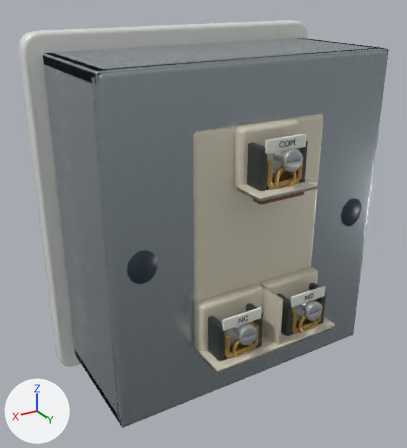
What one commit did to the glTF model lab/public/models/pushbutton_start-button.glb.
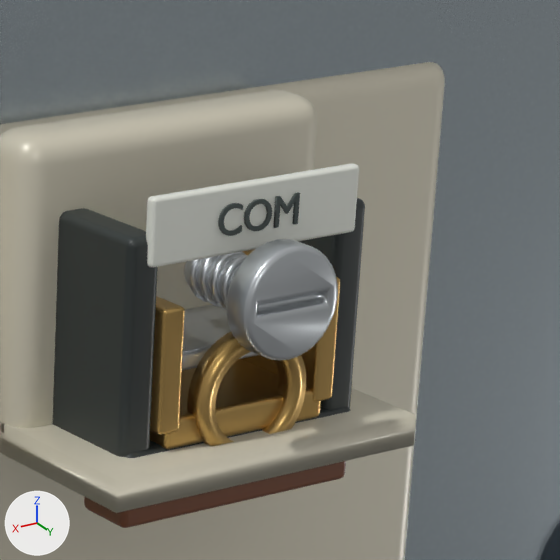
The first picture shows the older version from a 50 mm camera at (0.798, 1.323, 1.253) aimed at (0.031, 0.045, 0.614). The close-ups show the older and then the newer version on the part from 58% to 85% of the width and 23% to 47% of the height of that picture. Only the edits that show in the close-ups are written down. Every picture has the same lights, and +X, +Y and +Z are marked at lower left. Where no turn or scale is listed for an object, it has been applied to the vertices. Vertices at exactly the same position are counted once.

Objects in the first close-up: 'Moulded conductor identification', 'Moulded terminal legend pad', 'detail:terminal-clamp:COM · Detail machined brass', 'detail:terminal-clamp:COM · Detail moulded engineering polymer', 'detail:terminal-clamp:COM · Detail zinc plated fixing', 'mark:COM', 'part:body · Original 2a8198d3', 'part:terminals · Original 5a609f27' and 1 more.
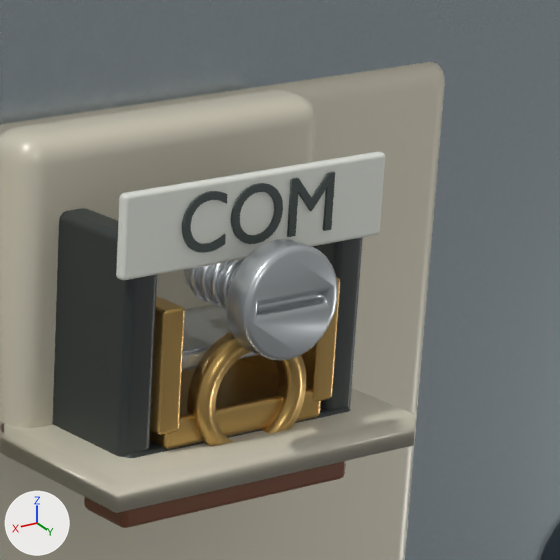
The change in detail:
me_moulded_marking is used by ob_mark_com; location (0.0, 0.3585, 0.9182).
me_moulded_marking had 2508 vertices, 5008 faces and spanned x -0.0218..0.0223, y -0.0006..0.0006, z -0.0063..0.008.
me_moulded_marking now has 2508 vertices, 5008 faces and spans x -0.0413..0.0423, y -0.0006..0.0006, z -0.0119..0.015.
me_moulded_marking part 1: 2508 of 2508 vertices moved; they spanned x -0.0218..0.0223, y -0.0006..0.0006, z -0.0063..0.008 and now span x -0.0413..0.0423, y -0.0006..0.0006, z -0.0119..0.015; mean shift (0.0058, 0.0, 0.0008).
me_cube_032 is used by ob_moulded_terminal_legend_pad; location (0.0, 0.3545, 0.9182).
me_cube_032 had 96 vertices, 188 faces and spanned x -0.0575..0.0575, y -0.003..0.003, z -0.0155..0.0155.
me_cube_032 now has 96 vertices, 188 faces and spans x -0.0725..0.0725, y -0.003..0.003, z -0.019..0.019.
me_cube_032 part 2: all 24 vertices in x -0.0575..-0.0555, y -0.003..0.003, z 0.0135..0.0155 are moved by (-0.015, 0.0, 0.0035).
me_cube_032 part 3: all 24 vertices in x 0.0555..0.0575, y -0.003..0.003, z -0.0155..-0.0135 are moved by (0.015, 0.0, -0.0035).
me_cube_032 part 4: all 24 vertices in x 0.0555..0.0575, y -0.003..0.003, z 0.0135..0.0155 are moved by (0.015, 0.0, 0.0035).
Other edits to the shape of me_cube_032 do not show in these pictures.

Pixel boxes [x1, y1, x2, y2] of what changed, in the close-ups (560 x 560 px; the box of a moved part takes in the faces that stretch with it):
'Moulded terminal legend pad', reshaped (26% wider, 24% taller)
    before: [146, 164, 359, 267]
    after: [116, 152, 385, 280]
part 1 of me_moulded_marking, moved or reshaped
    before: [218, 193, 300, 236]
    after: [182, 172, 335, 253]
part 2 of me_cube_032, moved or reshaped
    before: [353, 164, 359, 229]
    after: [378, 152, 385, 232]
part 3 of me_cube_032, moved or reshaped
    before: [147, 170, 358, 267]
    after: [116, 158, 384, 280]
part 4 of me_cube_032, moved or reshaped
    before: [146, 164, 358, 264]
    after: [116, 152, 384, 277]
